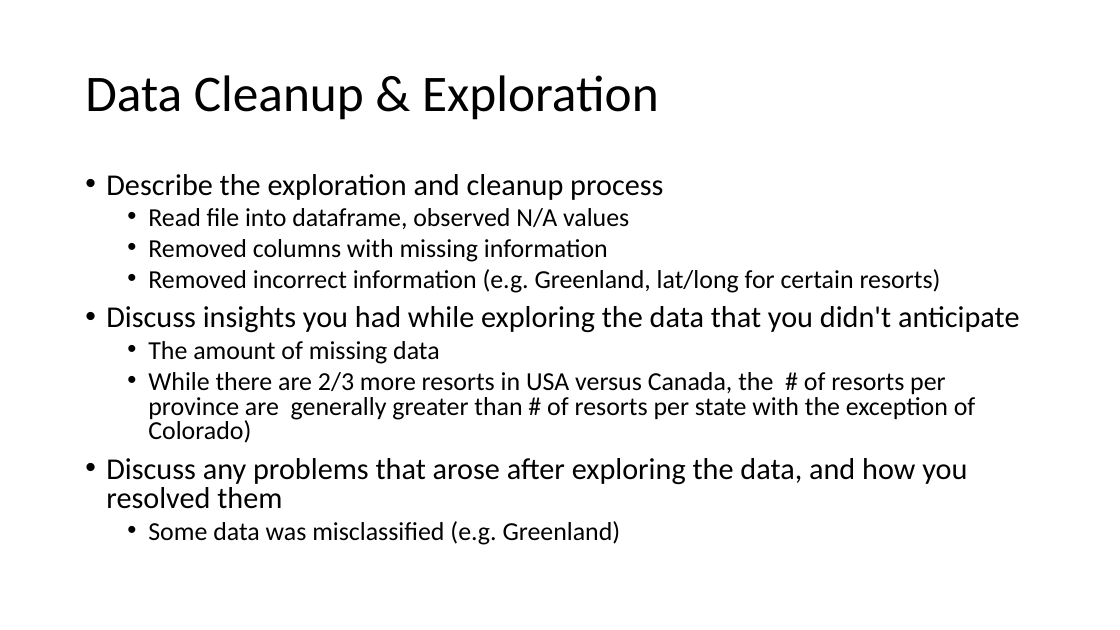
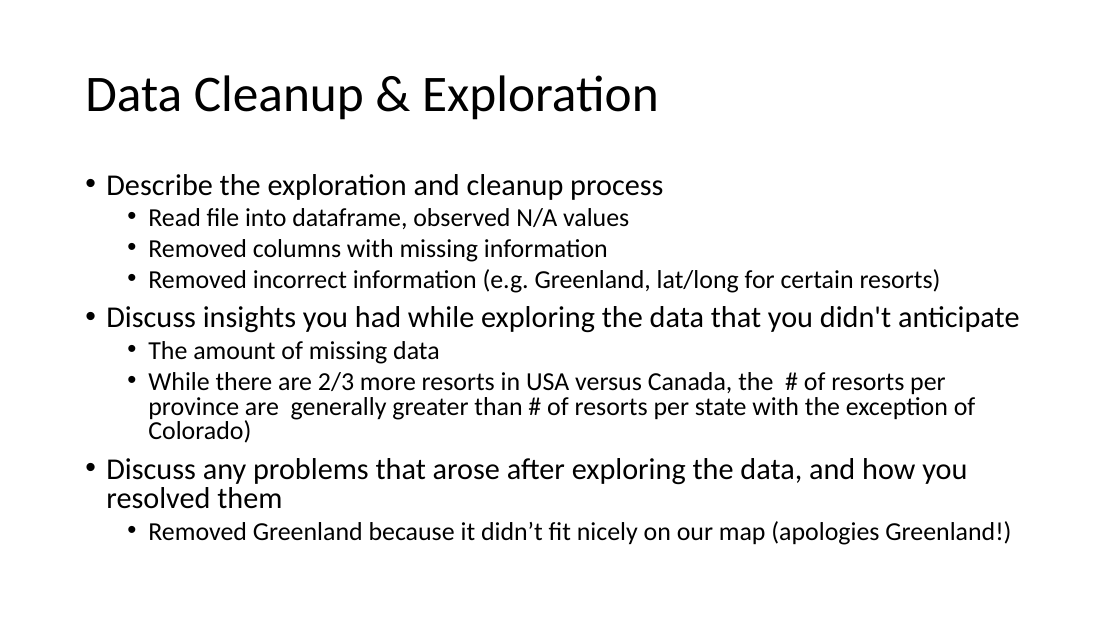
Before and after one commit to elu267/Group_Project_Unit18, a slide deck: slide 3 of PPT/Group_Presentation.pptx. Drawn at 1120x630 pixels with LibreOffice and Linux fonts; fonts in the diff are those of the drawing. Boxes give left, top, right and bottom in pixels: in the first picture for what was removed or moved away, otherwise in the second. Text is boxed around its words. In the diff, an @@ line names an element or a change of style, - is before the commit and + after.

Commit message:
ppt updates

```diff
--- a/PPT/Group_Presentation.pptx
+++ b/PPT/Group_Presentation.pptx
@@ text at (x1=148, y1=521, x2=1011, y2=545): text changed @@
-  • Some data was misclassified (e.g. Greenland)
+  • Removed Greenland because it didn’t fit nicely on our map (apologies Greenland!)
```
Also in this commit, not shown: 3 other slides changed, 2 slides added, 1 slide removed.
